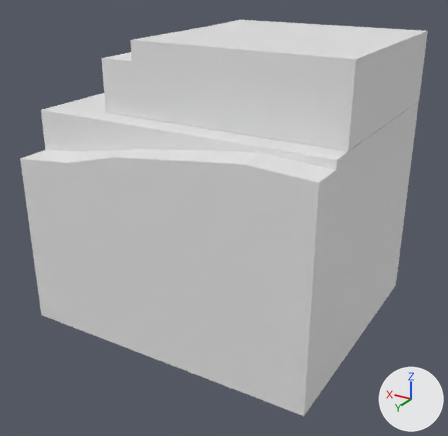
Renders of the Blender file Assets/Models/Ground.blend from each side of a commit.
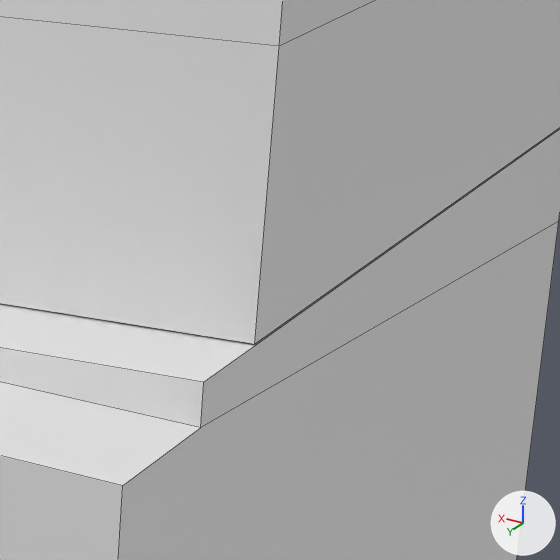
Each version is shown whole from a 50 mm camera at (-3.74, 6.14, 6.75) aimed at (0.15, -0.34, 3.5), then close up on the part from 65% to 93% of the width and 17% to 46% of the height. Lighting does not change. The marker at lower right points along +X, +Y and +Z. The close-ups show mesh edges as thin lines.

Objects in the first close-up: 'Ground'.
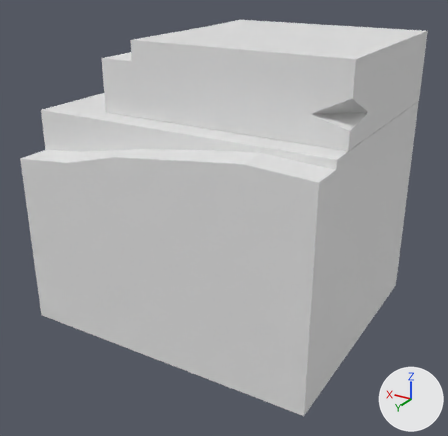
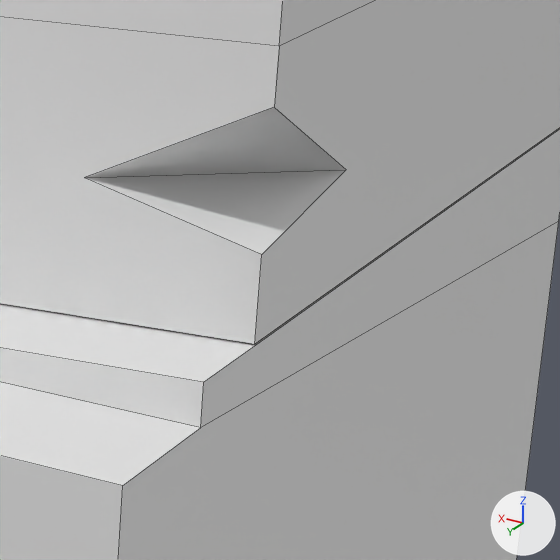
Patch to the scene script:
```diff
--- a/Assets/Models/Ground.blend.py
+++ b/Assets/Models/Ground.blend.py
@@ me_cube_002 @@
 me_cube_002.from_pydata(...)  # 43 vertices, 32 faces; spans x -2.19..1.74, y 2.62..7.62, z -2.21..1.14
 # used by ob_ground; location = (0.0, 0.0, 0.217); rotation_euler = (1.571, 0.0, -3.142), in degrees (90, 0, -180); scale = (1.0, 0.735, 1.0)
 # verts and faces of me_cube_002; kept vertices keep their numbers, new ones are numbered from 43
 # before: 28 (1.74, 6.4, -2.21), 29 (1.74, 7.29, -2.21), 30 (-1.39, 6.4, 0.42), 31 (-1.39, 7.29, 0.42), 32 (1.74, 6.4, 0.42) at pixel (254, 344)
 # before: 33 (1.74, 7.29, 0.42) at pixel (279, 46), 34 (-0.94, 7.29, 0.42)
+# me_cube_002 part 1
+delete_faces([(28, 29, 33, 32), (30, 32, 33, 34, 31)])
+verts[43] = (1.74, 7.12, 0.42)  # pixel (274, 107)
+verts[44] = (1.74, 6.68, 0.42)  # pixel (261, 254)
+verts[45] = (1.32, 6.83, 0.42)  # pixel (84, 177)
+verts[46] = (1.74, 6.78, -0.12)  # pixel (346, 169)
+faces += [(28, 29, 33, 43, 46, 44, 32), (30, 32, 44, 45, 43, 33, 34, 31), (44, 46, 45), (43, 45, 46)]
 me_cube_002.materials.append(mat_ground_psd)
```

What differs and where, as boxes (x1, y1, x2, y2) in the close-ups (560 x 560 px):
part 1 of me_cube_002, built on
    both: (0, 0, 560, 344)
